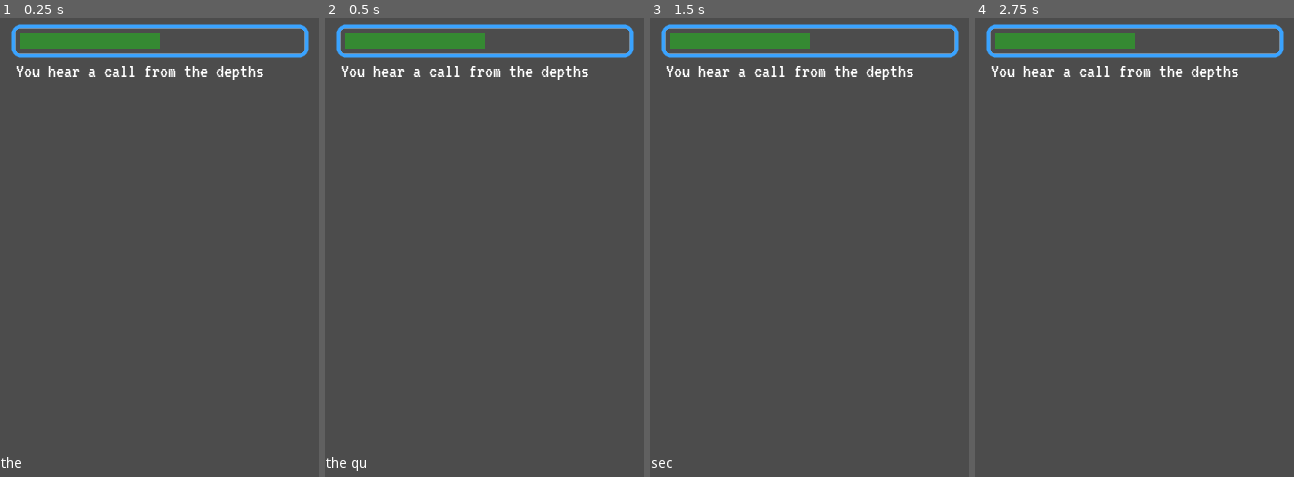
Above: before the commit, frames 1-4 (left to right).
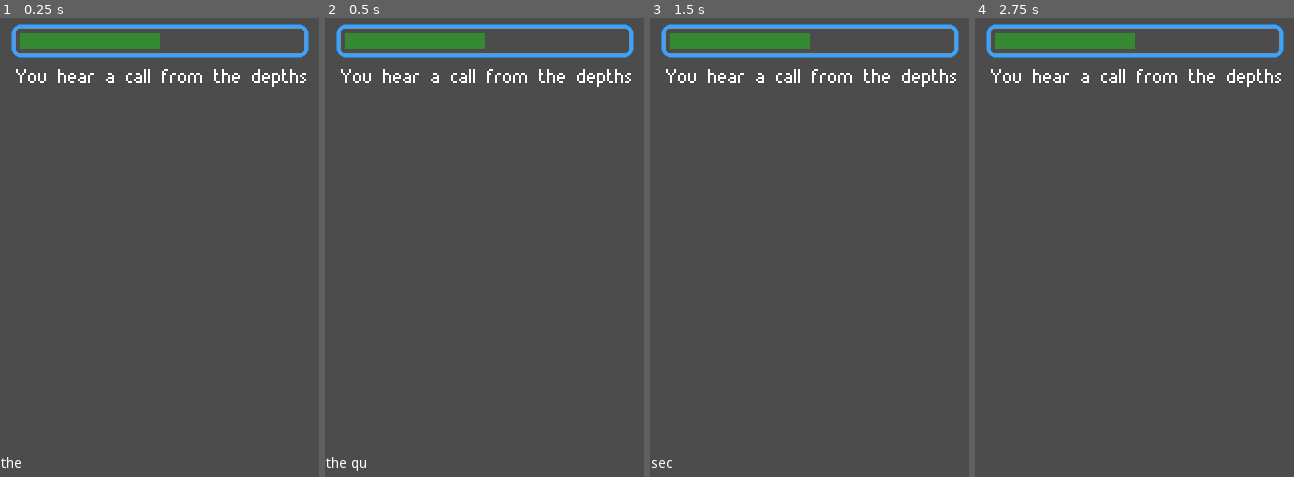
Above: after the commit, the same moments.

Repository: uspgamedev/lasagna
Game: Godot game, scene res://main.tscn
Two runs of this game, one before a commit and one after it. Both use one fixed random seed, a clock stepped at 60 frames per second and the inputs below. The project has no main scene, so this scene is started directly.
Inputs:
- Up to frame 1 (0.25 s): no input
- Up to frame 2 (0.5 s): no input
- Up to frame 3 (1.5 s): tap Enter (ui_accept) at 0.5, 0.77, 1.25 s; hold Right (ui_right) 0.53-1.28 s; hold Down (ui_down) from 1.28 s (still down)
- Up to frame 4 (2.75 s): tap Enter (ui_accept) at 1.52, 2 s; release Down (ui_down) at 2.03 s; hold Right (ui_right) from 2.03 s (still down)

The runs differ from the first frame. In frame 1, 1.3% of the frame differs, in the area x 5-96%, y 10-16%; in frame 2, 1.3%; in frame 3, 1.3%; in frame 4, 1.3%.

Commit message:
Add orenjiakira's custom pixel art font

Diff:
--- a/game/hud/font-mid.tres
+++ b/game/hud/font-mid.tres
@@ -1,11 +1,10 @@
 [gd_resource type="DynamicFont" load_steps=2 format=2]
 
-[ext_resource path="res://hud/fonts/VT323/VT323-Regular.ttf" type="DynamicFontData" id=1]
-
+[ext_resource path="res://hud/fonts/MunroExtended/MunroExtended.ttf" type="DynamicFontData" id=1]
 
 [resource]
 
-size = 20
+size = 32
 use_mipmaps = true
 use_filter = false
 font_data = ExtResource( 1 )
Binary file added: game/hud/fonts/MunroExtended/MunroExtended.ttf
